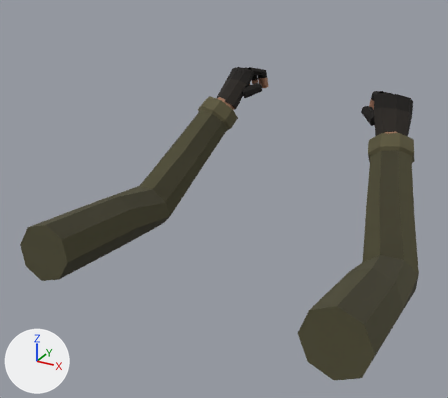
Before and after pictures for a commit that changed the glTF model assets/models/arms.glb.
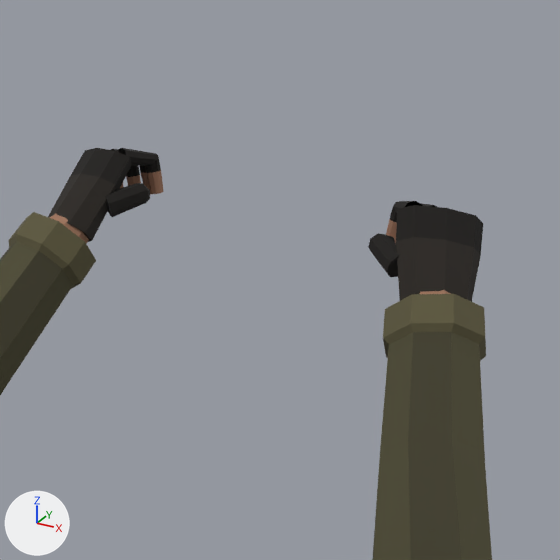
There are two pictures of each version: one whole from a 50 mm camera at (0.512, -0.966, 0.309) aimed at (-0.054, 0.062, -0.206), one close up on the part from 43% to 100% of the width and 0% to 64% of the height. Every picture has the same lights, and +X, +Y and +Z are marked at lower left. The first two pictures are the older version. Vertices at exactly the same position are counted once.

Names of what the first close-up shows: 'Arms'.
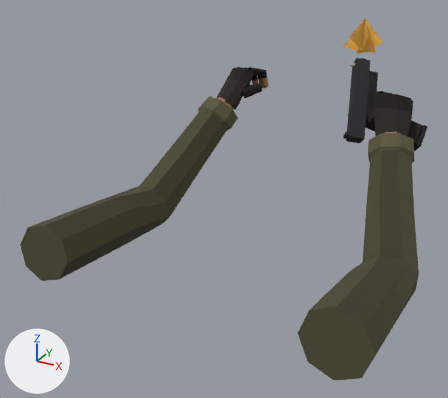
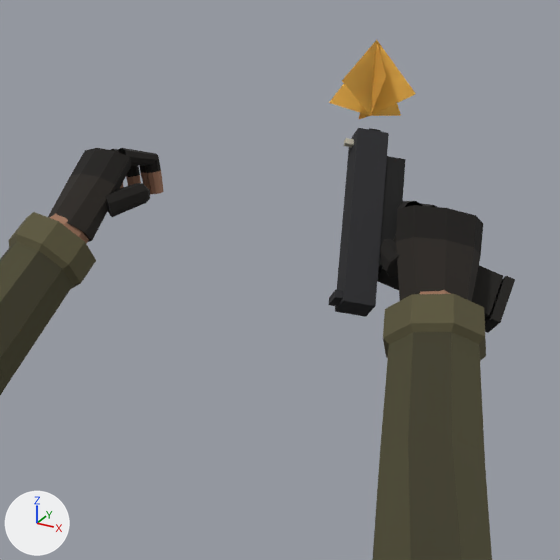
Location of each change, [x1, y1, x2, y2] in pixels of the close-ups (560 x 560 px):
'Arms', reshaped: before [0, 148, 492, 560]; after [0, 40, 515, 560]
part 1 of me_arms, added: after [328, 40, 515, 333]

The edits, one by one:
me_arms is used by ob_arms; location (0.0, 0.0, 0.0).
me_arms had 528 vertices, 920 faces and spanned x -0.35..0.35, y -0.229..0.464, z -0.36..-0.008.
me_arms now has 624 vertices, 1064 faces and spans x -0.35..0.35, y -0.229..0.495, z -0.36..0.114.
Part 1, on me_arms:
91 vertices are added at x 0.05..0.268, y 0.29..0.495, z -0.149..0.114.
5 new vertices lie (0.014, -0.019, 0.019) away from vertices in x 0.082..0.256, y 0.383..0.441, z -0.145..0.02.
144 new faces join them.
